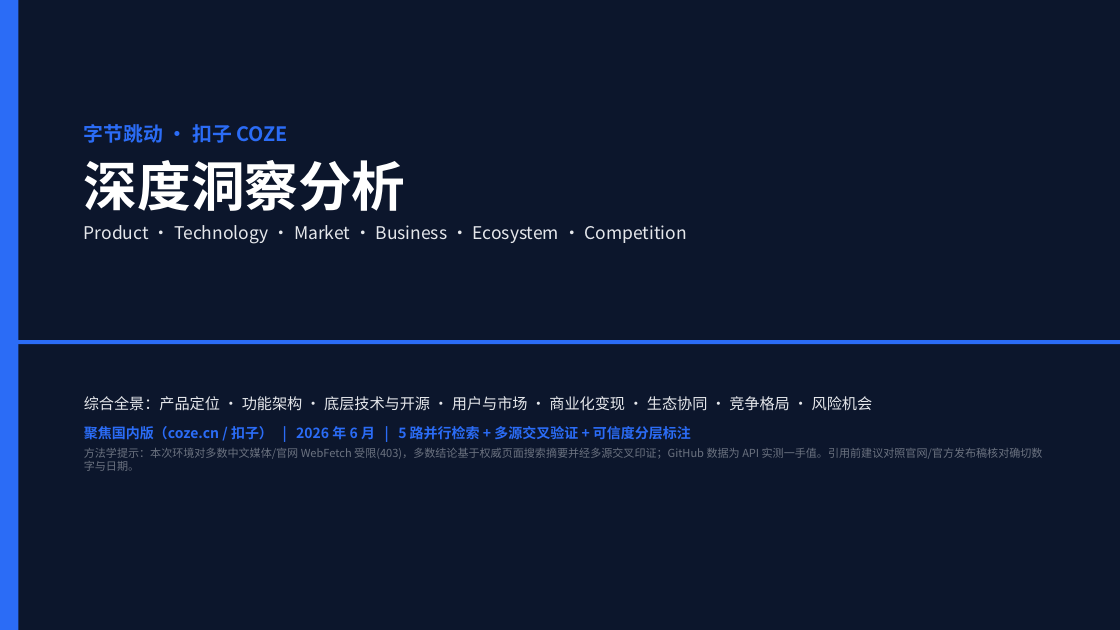
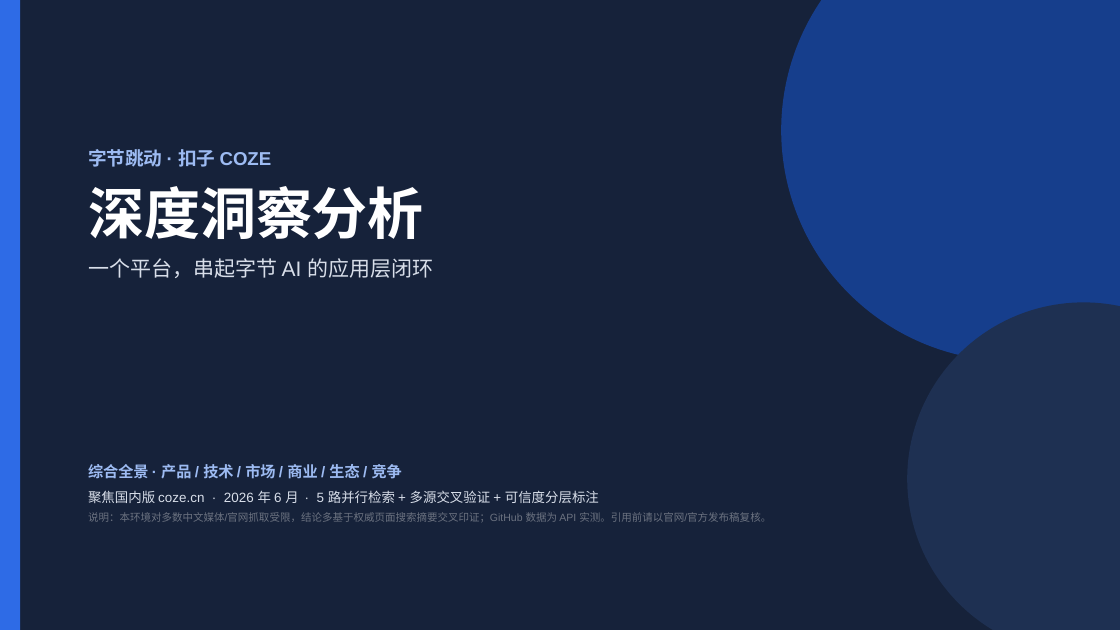
Before and after one commit to Michael-Nie/openai-chatgpt-codex, a slide deck: slide 1 of 字节扣子Coze深度洞察分析.pptx. Drawn at 1120x630 pixels with LibreOffice and Linux fonts; fonts in the diff are those of the drawing. Boxes give left, top, right and bottom in pixels: in the first picture for what was removed or moved away, otherwise in the second. Text is boxed around its words. In the diff, an @@ line names an element or a change of style, - is before the commit and + after.

```diff
--- a/字节扣子Coze深度洞察分析.pptx
+++ b/字节扣子Coze深度洞察分析.pptx
@@ rectangle at (x1=0, y1=0, x2=1120, y2=630): fill #0C162C to #16223A @@
@@ rectangle at (x1=0, y1=0, x2=20, y2=630): fill #2B6CF6 to #2E6BE6 @@
@@ ellipse added at (x1=781, y1=0, x2=1120, y2=361), fill #163E8C @@
@@ text "字节跳动 · 扣子 COZE" moved from (x1=84, y1=124, x2=687, y2=244) to (x1=88, y1=149, x2=433, y2=278) @@
@@ text at (x1=88, y1=149, x2=424, y2=239): size 17 to 16 pt, text colour #2B6CF6 to #9DBBF2 in "字节跳动 · 扣子 COZE"; font Noto Sans CJK SC to Arial in "字节跳动 · 扣子 COZE", "深度洞察分析"; size 46 to 48 pt in "深度洞察分析"; more space between paragraphs @@
@@ text at (x1=88, y1=258, x2=433, y2=278): text changed; size 15 to 18 pt; font Noto Sans CJK SC to Arial; text colour #E5E7EB to #D8DEE9 @@
-Product · Technology · Market · Business · Ecosystem · Competition
+一个平台，串起字节 AI 的应用层闭环
@@ ellipse added at (x1=907, y1=302, x2=1120, y2=630), fill #1E3052 @@
@@ rectangle removed at (x1=0, y1=340, x2=1120, y2=344) @@
@@ text at (x1=88, y1=464, x2=771, y2=522): text changed; size 9.5 to 9 pt; font Noto Sans CJK SC to Arial @@
-综合全景：产品定位 · 功能架构 · 底层技术与开源 · 用户与市场 · 商业化变现 · 生态协同 · 竞争格局 · 风险机会
-聚焦国内版（coze.cn / 扣子） | 2026 年 6 月 | 5 路并行检索 + 多源交叉验证 + 可信度分层标注
-方法学提示：本次环境对多数中文媒体/官网 WebFetch 受限(403)，多数结论基于权威页面搜索摘要并经多源交叉印证；GitHub 数据为 API 实测一手值。引用前建议对照官网/官方发布稿核对确切数字与日期。
+综合全景 · 产品 / 技术 / 市场 / 商业 / 生态 / 竞争
+聚焦国内版 coze.cn · 2026 年 6 月 · 5 路并行检索 + 多源交叉验证 + 可信度分层标注
+说明：本环境对多数中文媒体/官网抓取受限，结论多基于权威页面搜索摘要交叉印证；GitHub 数据为 API 实测。引用前请以官网/官方发布稿复核。
```
Also in this commit, not shown: 18 other slides changed, 2 slides added, 3 slides removed, 6 other files.
